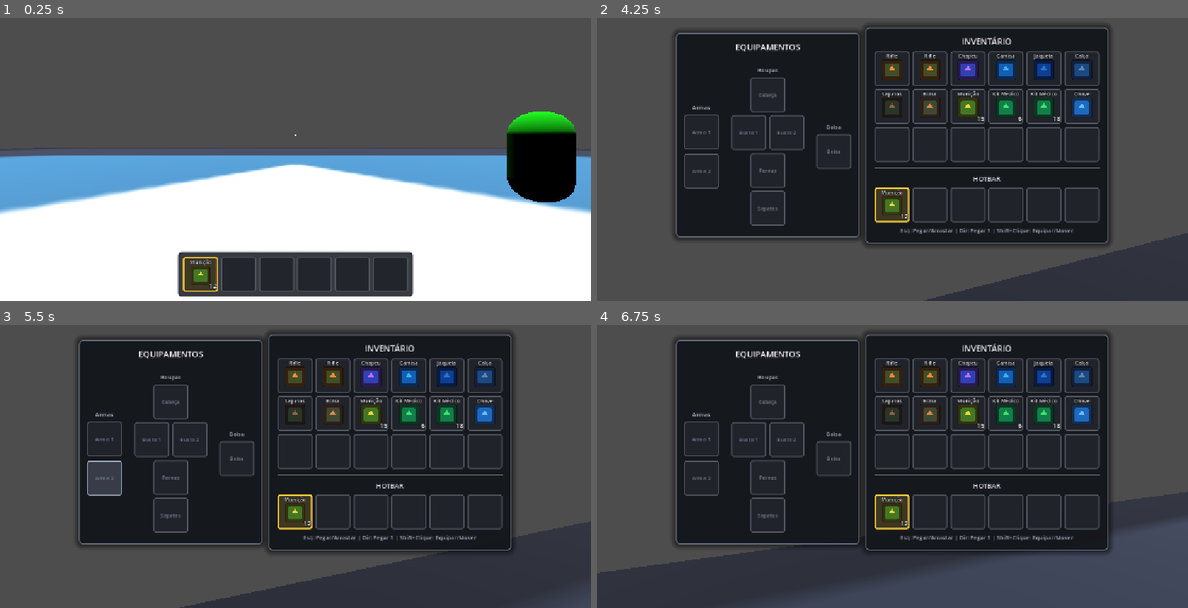
Above: before the commit, frames 1-4 (two rows, left to right).
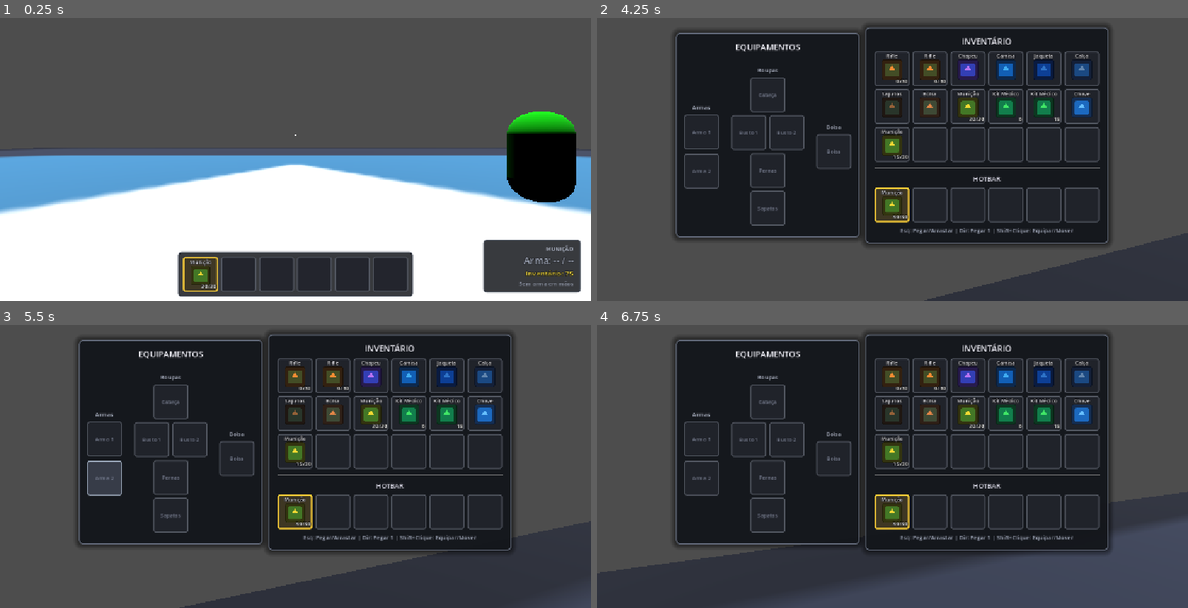
Above: after the commit, the same moments.

Repository: Pedr0P4/poverty
Game: Godot game, scene res://scene/world.tscn
Two runs of this game, one before a commit and one after it. Both use one fixed random seed, a clock stepped at 60 frames per second and the inputs below. The engine's default icon, where the game draws it, is replaced by a stand-in: a white triangle on a blue panel in a dark square.
Inputs (mouse positions are in pixels of both pictures, inside the frame that each line leads up to):
- Up to frame 1 (0.25 s): no input
- Up to frame 2 (4.25 s): tap Enter (ui_accept) at 0.5, 0.77, 1.52, 3.02, 3.77 s; move the mouse to (922, 134) at 0.52 s; hold W (mv_up) from 0.53 s (still down); click (922, 134) at 0.6 s; move the mouse to (862, 136) at 1.27 s; click (862, 136) at 1.35 s; move the mouse to (904, 128) at 2.02 s; hold Shift (mv_run) 2.03-2.78 s; click (904, 128) at 2.3 s; move the mouse to (886, 139) at 2.77 s; click (886, 139) at 2.85 s; move the mouse to (933, 139) at 3.52 s; click (933, 139) at 3.6 s; tap E (inventory) at 4.15 s
- Up to frame 3 (5.5 s): release W (mv_up) at 4.25 s; drag from (106, 438) to (206, 358) at 4.27 s; tap Enter (ui_accept) at 5 s; move the mouse to (106, 477) at 5.02 s; hold S (mv_down) from 5.03 s (still down); click (106, 477) at 5.1 s
- Up to frame 4 (6.75 s): tap R (reload, bound only after the commit) at 5.65 s; release S (mv_down) at 5.75 s; drag from (768, 401) to (774, 458) at 5.77 s; tap Enter (ui_accept) at 6.5 s; drag from (750, 441) to (951, 370) at 6.52 s

The runs differ from the first frame. In frame 1, 3.2% of the frame differs, in the area x 34-99%, y 78-98%; in frame 2, 0.4%; in frame 3, 0.4%; in frame 4, 0.4%.

Commit message:
Implementação inicial de munição

Diff:
--- a/project.godot
+++ b/project.godot
@@ -61,6 +61,11 @@
 "events": [Object(InputEventKey,"resource_local_to_scene":false,"resource_name":"","device":-1,"window_id":0,"alt_press …(192 unchanged characters)…
 ]
 }
+reload={
+"deadzone": 0.2,
+"events": [Object(InputEventKey,"resource_local_to_scene":false,"resource_name":"","device":-1,"window_id":0,"alt_pressed":false,"shift_pressed":false,"ctrl_pressed":false,"meta_pressed":false,"pressed":false,"keycode":0,"physical_keycode":82,"key_label":0,"unicode":114,"location":0,"echo":false,"script":null)
+]
+}
 
 [layer_names]
 
--- a/resources/items/ammo_item.tres
+++ b/resources/items/ammo_item.tres
@@ -9,6 +9,8 @@
 item_name = "Munição"
 icon = ExtResource("2_icon")
 icon_modulate = Color(0.95, 0.85, 0.2, 1)
-can_stack = true
-max_stack = 20
+can_stack = false
+max_stack = 1
 is_rifle = false
+is_ammo = true
+max_ammo = 30
--- a/resources/items/rifle_item.tres
+++ b/resources/items/rifle_item.tres
@@ -12,4 +12,7 @@
 can_stack = false
 max_stack = 1
 is_rifle = true
+is_ammo = false
+max_ammo = 30
+ammo_item_id = "ammo"
 equip_type = 1
--- a/scene/inventory_slot.tscn
+++ b/scene/inventory_slot.tscn
@@ -55,6 +55,6 @@
 theme_override_colors/font_color = Color(1, 1, 1, 1)
 theme_override_colors/font_outline_color = Color(0, 0, 0, 1)
 theme_override_constants/outline_size = 4
-theme_override_font_sizes/font_size = 13
+theme_override_font_sizes/font_size = 11
 horizontal_alignment = 2
 vertical_alignment = 2
--- a/scene/inventory_ui.tscn
+++ b/scene/inventory_ui.tscn
@@ -28,6 +28,25 @@
 corner_radius_bottom_right = 6
 corner_radius_bottom_left = 6
 
+[sub_resource type="StyleBoxFlat" id="StyleBoxFlat_reload_bg"]
+bg_color = Color(0.08, 0.09, 0.11, 0.88)
+border_width_left = 1
+border_width_top = 1
+border_width_right = 1
+border_width_bottom = 1
+border_color = Color(0.35, 0.38, 0.44, 1)
+corner_radius_top_left = 4
+corner_radius_top_right = 4
+corner_radius_bottom_right = 4
+corner_radius_bottom_left = 4
+
+[sub_resource type="StyleBoxFlat" id="StyleBoxFlat_reload_fill"]
+bg_color = Color(0.95, 0.78, 0.22, 1)
+corner_radius_top_left = 3
+corner_radius_top_right = 3
+corner_radius_bottom_right = 3
+corner_radius_bottom_left = 3
+
 [node name="InventoryUI" type="Control"]
 layout_mode = 3
 anchors_preset = 15
@@ -65,6 +84,105 @@
 theme_override_constants/separation = 6
 alignment = 1
 
+[node name="HUDAmmoPanel" type="PanelContainer" parent="."]
+layout_mode = 1
+anchors_preset = 3
+anchor_left = 1.0
+anchor_top = 1.0
+anchor_right = 1.0
+anchor_bottom = 1.0
+offset_left = -210.0
+offset_top = -112.0
+offset_right = -20.0
+offset_bottom = -16.0
+grow_horizontal = 0
+grow_vertical = 0
+mouse_filter = 2
+theme_override_styles/panel = SubResource("StyleBoxFlat_hud_hotbar")
+
+[node name="MarginContainer" type="MarginContainer" parent="HUDAmmoPanel"]
+layout_mode = 2
+mouse_filter = 2
+theme_override_constants/margin_left = 12
+theme_override_constants/margin_top = 8
+theme_override_constants/margin_right = 12
+theme_override_constants/margin_bottom = 8
+
+[node name="VBoxContainer" type="VBoxContainer" parent="HUDAmmoPanel/MarginContainer"]
+layout_mode = 2
+mouse_filter = 2
+theme_override_constants/separation = 2
+alignment = 1
+
+[node name="TitleLabel" type="Label" parent="HUDAmmoPanel/MarginContainer/VBoxContainer"]
+layout_mode = 2
+theme_override_colors/font_color = Color(0.75, 0.78, 0.85, 1)
+theme_override_font_sizes/font_size = 11
+text = "MUNIÇÃO"
+horizontal_alignment = 2
+
+[node name="WeaponAmmoLabel" type="Label" parent="HUDAmmoPanel/MarginContainer/VBoxContainer"]
+layout_mode = 2
+theme_override_colors/font_color = Color(0.95, 0.95, 0.98, 1)
+theme_override_colors/font_outline_color = Color(0, 0, 0, 1)
+theme_override_constants/outline_size = 4
+theme_override_font_sizes/font_size = 18
+text = "Arma: -- / --"
+horizontal_alignment = 2
+
+[node name="InventoryAmmoLabel" type="Label" parent="HUDAmmoPanel/MarginContainer/VBoxContainer"]
+layout_mode = 2
+theme_override_colors/font_color = Color(0.95, 0.85, 0.25, 1)
+theme_override_colors/font_outline_color = Color(0, 0, 0, 1)
+theme_override_constants/outline_size = 3
+theme_override_font_sizes/font_size = 14
+text = "Inventário: 0"
+horizontal_alignment = 2
+
+[node name="AmmoStatusLabel" type="Label" parent="HUDAmmoPanel/MarginContainer/VBoxContainer"]
+layout_mode = 2
+theme_override_colors/font_color = Color(0.75, 0.78, 0.85, 1)
+theme_override_font_sizes/font_size = 11
+text = ""
+horizontal_alignment = 2
+
+[node name="ReloadIndicator" type="VBoxContainer" parent="."]
+visible = false
+layout_mode = 1
+anchors_preset = 8
+anchor_left = 0.5
+anchor_top = 0.5
+anchor_right = 0.5
+anchor_bottom = 0.5
+offset_left = -85.0
+offset_top = 24.0
+offset_right = 85.0
+offset_bottom = 64.0
+grow_horizontal = 2
+grow_vertical = 2
+mouse_filter = 2
+theme_override_constants/separation = 4
+alignment = 1
+
+[node name="ReloadLabel" type="Label" parent="ReloadIndicator"]
+layout_mode = 2
+theme_override_colors/font_color = Color(1, 0.88, 0.3, 1)
+theme_override_colors/font_outline_color = Color(0, 0, 0, 1)
+theme_override_constants/outline_size = 4
+theme_override_font_sizes/font_size = 13
+text = "RECARREGANDO..."
+horizontal_alignment = 1
+
+[node name="ReloadProgressBar" type="ProgressBar" parent="ReloadIndicator"]
+custom_minimum_size = Vector2(170, 10)
+layout_mode = 2
+mouse_filter = 2
+theme_override_styles/background = SubResource("StyleBoxFlat_reload_bg")
+theme_override_styles/fill = SubResource("StyleBoxFlat_reload_fill")
+max_value = 1.0
+step = 0.001
+show_percentage = false
+
 [node name="EquipmentModal" type="PanelContainer" parent="."]
 visible = false
 layout_mode = 1
--- a/script/camera.gd
+++ b/script/camera.gd
@@ -9,14 +9,15 @@
 func _input(event: InputEvent) -> void:
 	if event is InputEventMouseButton:
 		var player := Player.get_instance()
-		if player and player.is_inventory_open():
+		if player == null or player.is_inventory_open():
 			return
 		if Input.get_mouse_mode() != Input.MOUSE_MODE_CAPTURED:
 			return
-		if weapon and not weapon.visible:
+		if weapon == null or not weapon.visible or weapon.is_reloading:
 			return
 		if Input.is_action_just_pressed("fire"):
-			shoot()
+			if player.inventory_ui and player.inventory_ui.consume_active_weapon_ammo(1):
+				shoot()
 
 func shoot() -> void:
 	var space_state := get_world_3d().direct_space_state
@@ -33,15 +34,19 @@
 	if result:
 		weapon_target = result.position
 	if weapon:
-		var weapon_begin = weapon.begin.global_position
+		var weapon_begin := weapon.begin.global_position
 
 		var weapon_query := PhysicsRayQueryParameters3D.create(weapon_begin, weapon_target)
 		weapon_query.collision_mask = 1
 
 		var weapon_result := space_state.intersect_ray(weapon_query)
+		var trail_end := weapon_target
 		if weapon_result:
 			var weapon_collider = weapon_result.collider
-			var weapon_point = weapon_result.position
-			var weapon_normal = weapon_result.normal
+			var weapon_point: Vector3 = weapon_result.position
+			var weapon_normal: Vector3 = weapon_result.normal
+			trail_end = weapon_point
 
 			DecalGlobal.apply_decal(weapon_point, weapon_normal, weapon_collider)
+
+		weapon.spawn_bullet_trail(weapon_begin, trail_end)
--- a/script/inventory_slot_data.gd
+++ b/script/inventory_slot_data.gd
@@ -3,11 +3,11 @@
 
 var item: ItemData = null
 var quantity: int = 0
+var ammo: int = 0
 
 
-func _init(p_item: ItemData = null, p_quantity: int = 0) -> void:
-	item = p_item
-	quantity = p_quantity
+func _init(p_item: ItemData = null, p_quantity: int = 0, p_ammo: int = -1) -> void:
+	set_data(p_item, p_quantity, p_ammo)
 
 
 func is_empty() -> bool:
@@ -17,14 +17,31 @@
 func clear() -> void:
 	item = null
 	quantity = 0
+	ammo = 0
 
 
-func set_data(p_item: ItemData, p_quantity: int) -> void:
+func set_data(p_item: ItemData, p_quantity: int, p_ammo: int = -1) -> void:
 	if p_item == null or p_quantity <= 0:
 		clear()
 	else:
 		item = p_item
-		quantity = p_quantity
+		if p_item.is_ammo:
+			quantity = 1
+			if p_ammo >= 0:
+				ammo = clampi(p_ammo, 0, p_item.max_ammo)
+			elif p_quantity > 1:
+				ammo = clampi(p_quantity, 0, p_item.max_ammo)
+			else:
+				ammo = p_item.max_ammo
+		elif p_item.equip_type == ItemData.EquipType.WEAPON:
+			quantity = 1
+			if p_ammo >= 0:
+				ammo = clampi(p_ammo, 0, p_item.max_ammo)
+			else:
+				ammo = 0
+		else:
+			quantity = p_quantity
+			ammo = max(0, p_ammo)
 
 
 func copy_from(other: InventorySlotData) -> void:
@@ -33,6 +50,7 @@
 	else:
 		item = other.item
 		quantity = other.quantity
+		ammo = other.ammo
 
 
 func can_stack_with(other_item: ItemData) -> bool:
--- a/script/inventory_slot_ui.gd
+++ b/script/inventory_slot_ui.gd
@@ -87,7 +87,10 @@
 		name_label.text = data.item.item_name
 		name_label.visible = true
 
-		if data.item.can_stack and data.quantity > 1:
+		if data.item.is_ammo or data.item.equip_type == ItemData.EquipType.WEAPON:
+			quantity_label.text = "%d/%d" % [data.ammo, data.item.max_ammo]
+			quantity_label.visible = true
+		elif data.item.can_stack and data.quantity > 1:
 			quantity_label.text = str(data.quantity)
 			quantity_label.visible = true
 		else:
--- a/script/inventory_ui.gd
+++ b/script/inventory_ui.gd
@@ -77,9 +77,17 @@
 var _is_dragging_left: bool = false
 var _drag_source_index: int = -1
 var _drag_source_container: int = InventorySlotUI.ContainerType.INVENTORY
+var _is_weapon_reloading: bool = false
 
 @onready var hud_hotbar_panel: PanelContainer = $HUDHotbarPanel
 @onready var hud_hotbar_grid: HBoxContainer = $HUDHotbarPanel/MarginContainer/HUDHotbarGrid
+@onready var hud_ammo_panel: PanelContainer = $HUDAmmoPanel
+@onready var weapon_ammo_label: Label = $HUDAmmoPanel/MarginContainer/VBoxContainer/WeaponAmmoLabel
+@onready var inventory_ammo_label: Label = $HUDAmmoPanel/MarginContainer/VBoxContainer/InventoryAmmoLabel
+@onready var ammo_status_label: Label = $HUDAmmoPanel/MarginContainer/VBoxContainer/AmmoStatusLabel
+@onready var reload_indicator: VBoxContainer = $ReloadIndicator
+@onready var reload_label: Label = $ReloadIndicator/ReloadLabel
+@onready var reload_progress_bar: ProgressBar = $ReloadIndicator/ReloadProgressBar
 @onready var equipment_modal: PanelContainer = $EquipmentModal
 @onready var weapons_slot_box: VBoxContainer = $EquipmentModal/MarginContainer/VBoxContainer/ColumnsHBox/WeaponsColumn/WeaponsSlotBox
 @onready var head_slot_box: HBoxContainer = $EquipmentModal/MarginContainer/VBoxContainer/ColumnsHBox/ClothesColumn/HeadSlotBox
@@ -203,22 +211,23 @@
 
 
 func _populate_starter_items() -> void:
-	# Hotbar inicial: Munição no slot 0
-	hotbar_slots[0].set_data(ITEM_AMMO, 12)
-
-	# Itens no inventário para testar equipamentos, armas e empilhamento
-	inventory_slots[0].set_data(ITEM_RIFLE, 1)
-	inventory_slots[1].set_data(ITEM_RIFLE, 1)
+	# Hotbar inicial: Munição cheia (30 balas) no slot 0
+	hotbar_slots[0].set_data(ITEM_AMMO, 1, 30)
+
+	# Itens no inventário para testar equipamentos, armas (começam com 0 balas) e munições
+	inventory_slots[0].set_data(ITEM_RIFLE, 1, 0)
+	inventory_slots[1].set_data(ITEM_RIFLE, 1, 0)
 	inventory_slots[2].set_data(ITEM_HAT, 1)
 	inventory_slots[3].set_data(ITEM_SHIRT, 1)
 	inventory_slots[4].set_data(ITEM_JACKET, 1)
 	inventory_slots[5].set_data(ITEM_PANTS, 1)
 	inventory_slots[6].set_data(ITEM_SHOES, 1)
 	inventory_slots[7].set_data(ITEM_BAG, 1)
-	inventory_slots[8].set_data(ITEM_AMMO, 15)
+	inventory_slots[8].set_data(ITEM_AMMO, 1, 30)
 	inventory_slots[9].set_data(ITEM_MEDKIT, 6)
 	inventory_slots[10].set_data(ITEM_MEDKIT, 18)
 	inventory_slots[11].set_data(ITEM_KEY, 1)
+	inventory_slots[12].set_data(ITEM_AMMO, 1, 15)
 
 
 func toggle_inventory() -> void:
@@ -232,6 +241,10 @@
 
 	# Quando o inventário abre, a hotbar inferior desaparece e abrem o modal do inventário e o painel de equipamentos à esquerda
 	hud_hotbar_panel.visible = not is_open
+	if hud_ammo_panel:
+		hud_ammo_panel.visible = not is_open
+	if is_open and reload_indicator:
+		reload_indicator.visible = false
 	inventory_modal.visible = is_open
 	equipment_modal.visible = is_open
 
@@ -268,13 +281,108 @@
 
 func get_selected_hotbar_item() -> ItemData:
 	# A arma só aparece na mão caso esteja equipada no slot de arma e seu slot correspondente na hotbar esteja selecionado
+	var weapon_slot := get_selected_weapon_slot()
+	return weapon_slot.item if weapon_slot != null else null
+
+
+func get_selected_weapon_slot() -> InventorySlotData:
 	if selected_hotbar_index == HOTBAR_WEAPON_1_INDEX:
 		var w1 := equipment_slots[EquipSlot.WEAPON_1]
-		return w1.item if not w1.is_empty() else null
+		return w1 if not w1.is_empty() else null
 	elif selected_hotbar_index == HOTBAR_WEAPON_2_INDEX:
 		var w2 := equipment_slots[EquipSlot.WEAPON_2]
-		return w2.item if not w2.is_empty() else null
+		return w2 if not w2.is_empty() else null
 	return null
+
+
+func get_total_ammo_for_item(ammo_id: String = "ammo") -> int:
+	var total: int = 0
+	for slot in inventory_slots:
+		if not slot.is_empty() and slot.item.is_ammo and slot.item.id == ammo_id:
+			total += slot.ammo
+	for slot in hotbar_slots:
+		if not slot.is_empty() and slot.item.is_ammo and slot.item.id == ammo_id:
+			total += slot.ammo
+	return total
+
+
+func find_best_ammo_slot(ammo_id: String = "ammo") -> InventorySlotData:
+	var best_slot: InventorySlotData = null
+	var best_ammo: int = 0
+
+	for slot in inventory_slots:
+		if not slot.is_empty() and slot.item.is_ammo and slot.item.id == ammo_id and slot.ammo > best_ammo:
+			best_ammo = slot.ammo
+			best_slot = slot
+
+	for slot in hotbar_slots:
+		if not slot.is_empty() and slot.item.is_ammo and slot.item.id == ammo_id and slot.ammo > best_ammo:
+			best_ammo = slot.ammo
+			best_slot = slot
+
+	return best_slot
+
+
+func can_reload_active_weapon() -> bool:
+	var weapon_slot := get_selected_weapon_slot()
+	if weapon_slot == null or weapon_slot.is_empty():
+		return false
+	if weapon_slot.ammo >= weapon_slot.item.max_ammo:
+		return false
+	var ammo_id := weapon_slot.item.ammo_item_id
+	if ammo_id.is_empty():
+		return false
+	return find_best_ammo_slot(ammo_id) != null
+
+
+func consume_active_weapon_ammo(amount: int = 1) -> bool:
+	var weapon_slot := get_selected_weapon_slot()
+	if weapon_slot == null or weapon_slot.is_empty():
+		return false
+	if weapon_slot.ammo < amount:
+		return false
+	weapon_slot.ammo -= amount
+	_refresh_all_ui()
+	return true
+
+
+func reload_active_weapon() -> bool:
+	var weapon_slot := get_selected_weapon_slot()
+	if weapon_slot == null or weapon_slot.is_empty():
+		return false
+	if weapon_slot.ammo >= weapon_slot.item.max_ammo:
+		return false
+
+	var best_ammo_slot := find_best_ammo_slot(weapon_slot.item.ammo_item_id)
+	if best_ammo_slot == null:
+		return false
+
+	var old_ammo: int = weapon_slot.ammo
+	var new_ammo: int = best_ammo_slot.ammo
+	var ammo_item: ItemData = best_ammo_slot.item
+
+	weapon_slot.ammo = new_ammo
+	if old_ammo > 0:
+		# Armazena a munição com balas a menos no inventário (no lugar da munição usada)
+		best_ammo_slot.set_data(ammo_item, 1, old_ammo)
+	else:
+		# Munição zerada é descartada
+		best_ammo_slot.clear()
+
+	_refresh_all_ui()
+	return true
+
+
+func set_reload_visual_state(reloading: bool, progress: float = 0.0, remaining_sec: float = 0.0) -> void:
+	_is_weapon_reloading = reloading
+	if reload_indicator:
+		reload_indicator.visible = reloading and not is_open
+	if reloading:
+		if reload_progress_bar:
+			reload_progress_bar.value = progress
+		if reload_label:
+			reload_label.text = "RECARREGANDO... %.1fs" % remaining_sec
+	_update_ammo_hud()
 
 
 func _get_slot_data(container_type: int, slot_index: int) -> InventorySlotData:
@@ -417,7 +525,7 @@
 
 	if not target_slot.is_empty():
 		if held_slot.is_empty():
-			held_slot.set_data(target_slot.item, 1)
+			held_slot.set_data(target_slot.item, 1, target_slot.ammo)
 			target_slot.quantity -= 1
 			if target_slot.quantity <= 0:
 				target_slot.clear()
@@ -431,7 +539,7 @@
 	elif not held_slot.is_empty():
 		if not _can_accept_item(held_slot.item, container_type, slot_index):
 			return
-		target_slot.set_data(held_slot.item, 1)
+		target_slot.set_data(held_slot.item, 1, held_slot.ammo)
 		held_slot.quantity -= 1
 		if held_slot.quantity <= 0:
 			held_slot.clear()
@@ -452,7 +560,7 @@
 	if source_slot.item.equip_type != ItemData.EquipType.NONE:
 		for i in range(EQUIP_SIZE):
 			if EQUIP_SLOT_TYPES[i] == source_slot.item.equip_type and equipment_slots[i].is_empty():
-				equipment_slots[i].set_data(source_slot.item, 1)
+				equipment_slots[i].set_data(source_slot.item, 1, source_slot.ammo)
 				source_slot.quantity -= 1
 				if source_slot.quantity <= 0:
 					source_slot.clear()
@@ -487,7 +595,7 @@
 		if dest_slot.is_empty():
 			var max_s := source_slot.item.get_effective_max_stack()
 			var to_move := mini(max_s, source_slot.quantity)
-			dest_slot.set_data(source_slot.item, to_move)
+			dest_slot.set_data(source_slot.item, to_move, source_slot.ammo)
 			source_slot.quantity -= to_move
 			if source_slot.quantity <= 0:
 				source_slot.clear()
@@ -554,7 +662,10 @@
 		cursor_item.visible = true
 		cursor_icon.texture = held_slot.item.icon
 		cursor_icon.modulate = held_slot.item.icon_modulate
-		if held_slot.item.can_stack and held_slot.quantity > 1:
+		if held_slot.item.is_ammo or held_slot.item.equip_type == ItemData.EquipType.WEAPON:
+			cursor_quantity.text = "%d/%d" % [held_slot.ammo, held_slot.item.max_ammo]
+			cursor_quantity.visible = true
+		elif held_slot.item.can_stack and held_slot.quantity > 1:
 			cursor_quantity.text = str(held_slot.quantity)
 			cursor_quantity.visible = true
 		else:
@@ -562,4 +673,46 @@
 			cursor_quantity.visible = false
 		cursor_item.global_position = get_global_mouse_position() - (cursor_item.size * 0.5)
 
+	_update_ammo_hud()
 	equipped_item_changed.emit(get_selected_hotbar_item())
+
+
+func _update_ammo_hud() -> void:
+	if not weapon_ammo_label or not inventory_ammo_label or not ammo_status_label:
+		return
+
+	var weapon_slot := get_selected_weapon_slot()
+	var ammo_id := "ammo"
+	if weapon_slot != null and not weapon_slot.is_empty() and not weapon_slot.item.ammo_item_id.is_empty():
+		ammo_id = weapon_slot.item.ammo_item_id
+
+	var total_inv_ammo := get_total_ammo_for_item(ammo_id)
+	inventory_ammo_label.text = "Inventário: %d" % total_inv_ammo
+
+	if weapon_slot != null and not weapon_slot.is_empty():
+		weapon_ammo_label.text = "Arma: %d / %d" % [weapon_slot.ammo, weapon_slot.item.max_ammo]
+		if weapon_slot.ammo <= 0:
+			weapon_ammo_label.add_theme_color_override("font_color", Color(1.0, 0.38, 0.38, 1.0))
+		else:
+			weapon_ammo_label.add_theme_color_override("font_color", Color(0.95, 0.95, 0.98, 1.0))
+
+		if _is_weapon_reloading:
+			ammo_status_label.text = "RECARREGANDO..."
+			ammo_status_label.add_theme_color_override("font_color", Color(1.0, 0.85, 0.25, 1.0))
+		elif weapon_slot.ammo < weapon_slot.item.max_ammo:
+			if total_inv_ammo > 0:
+				ammo_status_label.text = "[R] Recarregar"
+				ammo_status_label.add_theme_color_override("font_color", Color(0.75, 0.78, 0.85, 1.0))
+			elif weapon_slot.ammo == 0:
+				ammo_status_label.text = "Sem munição"
+				ammo_status_label.add_theme_color_override("font_color", Color(1.0, 0.45, 0.45, 1.0))
+			else:
+				ammo_status_label.text = ""
+		else:
+			ammo_status_label.text = "Carregada"
+			ammo_status_label.add_theme_color_override("font_color", Color(0.55, 0.88, 0.6, 1.0))
+	else:
+		weapon_ammo_label.text = "Arma: -- / --"
+		weapon_ammo_label.add_theme_color_override("font_color", Color(0.65, 0.68, 0.75, 1.0))
+		ammo_status_label.text = "Sem arma em mãos"
+		ammo_status_label.add_theme_color_override("font_color", Color(0.6, 0.63, 0.7, 1.0))
--- a/script/item_data.gd
+++ b/script/item_data.gd
@@ -18,6 +18,9 @@
 @export var can_stack: bool = true
 @export var max_stack: int = 20
 @export var is_rifle: bool = false
+@export var is_ammo: bool = false
+@export var max_ammo: int = 0
+@export var ammo_item_id: String = ""
 @export var equip_type: EquipType = EquipType.NONE
 
 
--- a/script/player.gd
+++ b/script/player.gd
@@ -12,7 +12,7 @@
 @export var mouse_sensitivity: float = 0.2
 
 @onready var vhead = $Head/VHead;
-@onready var rifle: Node3D = $Head/VHead/Rifle
+@onready var rifle: Weapon = $Head/VHead/Rifle
 @onready var crosshair: Control = $CanvasLayer/ColorRect
 @onready var inventory_ui: InventoryUI = $CanvasLayer/InventoryUI
 
@@ -26,6 +26,8 @@
 func _ready() -> void:
 	Input.set_mouse_mode(Input.MOUSE_MODE_CAPTURED)
 	instance = self
+	if rifle:
+		rifle.reload_state_changed.connect(_on_weapon_reload_state_changed)
 	if inventory_ui:
 		inventory_ui.equipped_item_changed.connect(_on_equipped_item_changed)
 		inventory_ui.inventory_toggled.connect(_on_inventory_toggled)
@@ -36,11 +38,20 @@
 
 func _on_equipped_item_changed(item: ItemData) -> void:
 	if rifle:
-		rifle.visible = (item != null and item.is_rifle)
+		var show_rifle := (item != null and item.is_rifle)
+		if not show_rifle and rifle.is_reloading:
+			rifle.cancel_reload()
+		rifle.visible = show_rifle
 
 func _on_inventory_toggled(open: bool) -> void:
 	if crosshair:
 		crosshair.visible = not open
+	if open and rifle and rifle.is_reloading:
+		rifle.cancel_reload()
+
+func _on_weapon_reload_state_changed(reloading: bool, progress: float, remaining_sec: float) -> void:
+	if inventory_ui:
+		inventory_ui.set_reload_visual_state(reloading, progress, remaining_sec)
 
 func _input(event: InputEvent) -> void:
 	if event is InputEventMouseMotion and not is_inventory_open() and Input.get_mouse_mode() == Input.MOUSE_MODE_CAPTURED:
@@ -53,6 +64,10 @@
 				inventory_ui.toggle_inventory()
 			else:
 				Input.set_mouse_mode(Input.MOUSE_MODE_VISIBLE)
+		elif event.pressed and not event.echo and event.is_action_pressed("reload"):
+			if not is_inventory_open() and Input.get_mouse_mode() == Input.MOUSE_MODE_CAPTURED:
+				if rifle and rifle.visible:
+					rifle.start_reload(inventory_ui)
 
 func _physics_process(delta: float) -> void:
 	if not is_on_floor():
--- a/script/weapon.gd
+++ b/script/weapon.gd
@@ -1,4 +1,121 @@
 class_name Weapon
-extends Node
+extends Node3D
+
+signal reload_state_changed(reloading: bool, progress: float, remaining_sec: float)
 
 @export var begin: Marker3D
+@export var reload_time: float = 1.5
+@export var trail_duration: float = 0.12
+@export var max_trail_length: float = 120.0
+
+var is_reloading: bool = false
+var _reload_elapsed: float = 0.0
+var _reloading_slot: InventorySlotData = null
+var _inventory_ui: InventoryUI = null
+var _base_position: Vector3
+var _base_rotation: Vector3
+
+
+func _ready() -> void:
+	_base_position = position
+	_base_rotation = rotation
+
+
+func _process(delta: float) -> void:
+	if not is_reloading:
+		return
+
+	if (
+		not visible
+		or _inventory_ui == null
+		or _inventory_ui.is_open
+		or _inventory_ui.get_selected_weapon_slot() != _reloading_slot
+		or not _inventory_ui.can_reload_active_weapon()
+	):
+		cancel_reload()
+		return
+
+	_reload_elapsed += delta
+	var progress := clampf(_reload_elapsed / reload_time, 0.0, 1.0)
+	var remaining := maxf(0.0, reload_time - _reload_elapsed)
+
+	# Animação procedural de recarga na arma 3D
+	var anim_wave := sin(progress * PI)
+	position = _base_position + Vector3(0.0, -0.14 * anim_wave, 0.05 * anim_wave)
+	rotation = _base_rotation + Vector3(deg_to_rad(-28.0) * anim_wave, 0.0, deg_to_rad(18.0) * anim_wave)
+
+	reload_state_changed.emit(true, progress, remaining)
+
+	if _reload_elapsed >= reload_time:
+		is_reloading = false
+		_reload_elapsed = 0.0
+		_reloading_slot = null
+		position = _base_position
+		rotation = _base_rotation
+		_inventory_ui.reload_active_weapon()
+		reload_state_changed.emit(false, 1.0, 0.0)
+
+
+func start_reload(inventory_ui: InventoryUI) -> void:
+	if not visible or is_reloading or inventory_ui == null or inventory_ui.is_open:
+		return
+	if not inventory_ui.can_reload_active_weapon():
+		return
+
+	_inventory_ui = inventory_ui
+	_reloading_slot = inventory_ui.get_selected_weapon_slot()
+	is_reloading = true
+	_reload_elapsed = 0.0
+	reload_state_changed.emit(true, 0.0, reload_time)
+
+
+func cancel_reload() -> void:
+	if not is_reloading:
+		return
+	is_reloading = false
+	_reload_elapsed = 0.0
+	_reloading_slot = null
+	position = _base_position
+	rotation = _base_rotation
+	reload_state_changed.emit(false, 0.0, 0.0)
+
+
+func spawn_bullet_trail(from_pos: Vector3, to_pos: Vector3) -> void:
+	var diff := to_pos - from_pos
+	var dist := diff.length()
+	if dist < 0.05:
+		return
+
+	var dir := diff / dist
+	if dist > max_trail_length:
+		dist = max_trail_length
+		to_pos = from_pos + dir * dist
+
+	var trail_instance := MeshInstance3D.new()
+	var box_mesh := BoxMesh.new()
+	box_mesh.size = Vector3(0.025, 0.025, dist)
+	trail_instance.mesh = box_mesh
+	trail_instance.cast_shadow = GeometryInstance3D.SHADOW_CASTING_SETTING_OFF
+
+	var mat := StandardMaterial3D.new()
+	mat.shading_mode = BaseMaterial3D.SHADING_MODE_UNSHADED
+	mat.transparency = BaseMaterial3D.TRANSPARENCY_ALPHA
+	mat.cull_mode = BaseMaterial3D.CULL_DISABLED
+	mat.albedo_color = Color(1.0, 0.88, 0.32, 0.92)
+	trail_instance.material_override = mat
+
+	var scene_root := get_tree().current_scene
+	if scene_root == null:
+		return
+	scene_root.add_child(trail_instance)
+
+	var up_dir := Vector3.UP
+	if absf(dir.y) > 0.99:
+		up_dir = Vector3.RIGHT
+
+	trail_instance.global_position = (from_pos + to_pos) * 0.5
+	trail_instance.look_at(to_pos, up_dir)
+
+	var tween := trail_instance.create_tween()
+	tween.tween_property(mat, "albedo_color:a", 0.0, trail_duration)
+	tween.tween_callback(trail_instance.queue_free)
Not shown: 1 places in scene/inventory_ui.tscn that only renumber resources
